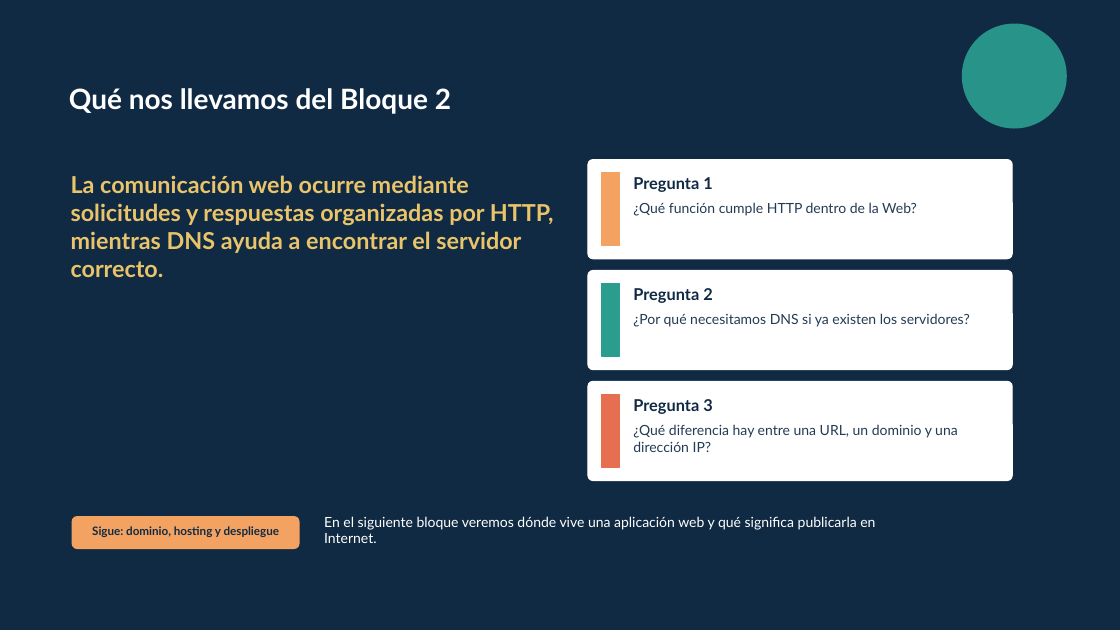
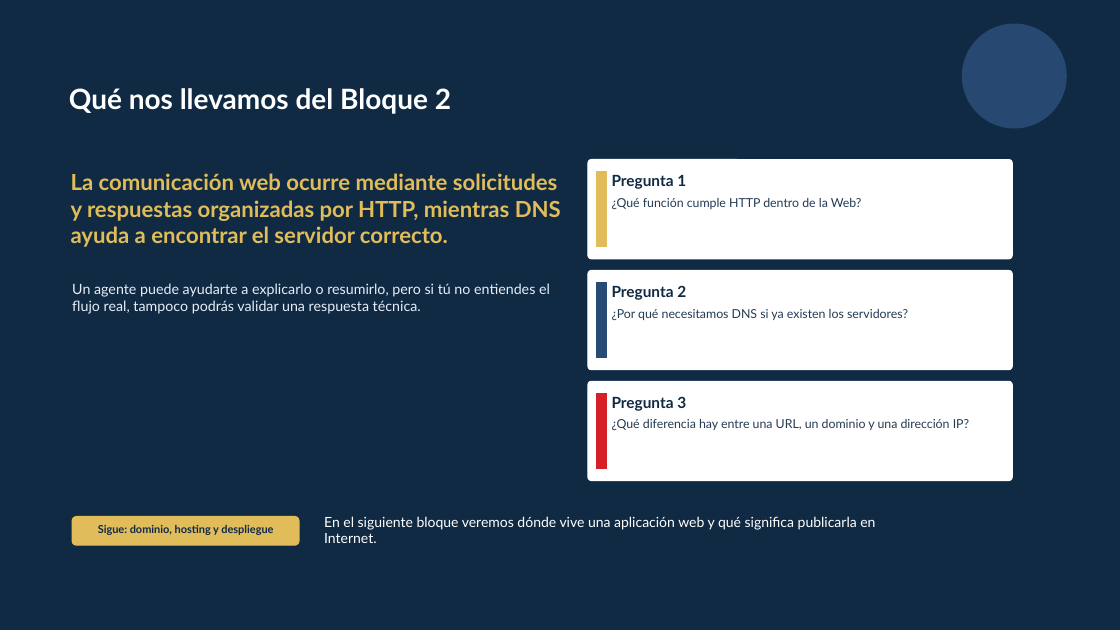
Before and after one commit to Dieg0Code/PRO301_Taller_de_Aplicaciones_para_Internet, a slide deck: slide 27 of clases/semana-01/01/ppt/Clase-01-Bloque-1-La-Web-No-Es-Magia.pptx. Drawn at 1120x630 pixels with LibreOffice and Linux fonts; fonts in the diff are those of the drawing. Boxes give left, top, right and bottom in pixels: in the first picture for what was removed or moved away, otherwise in the second. Text is boxed around its words. In the diff, an @@ line names an element or a change of style, - is before the commit and + after.

```diff
--- a/clases/semana-01/01/ppt/Clase-01-Bloque-1-La-Web-No-Es-Magia.pptx
+++ b/clases/semana-01/01/ppt/Clase-01-Bloque-1-La-Web-No-Es-Magia.pptx
@@ ellipse at [962, 24, 1067, 129]: fill #2A9D8F at 92% opacity to #284B75 at 92% opacity @@
@@ text "La comunicación web ocurre mediante ..." at [71, 173, 561, 247]: size 20 to 19 pt, text colour #E9C46A to #E0BC5A @@
@@ rectangle: place and size @@
-rectangle at [602, 173, 620, 245]
+rectangle at [597, 171, 607, 247]
@@ rectangle at [597, 171, 607, 247]: fill #F4A261 to #E0BC5A; outline #F4A261 1 pt to #E0BC5A 1 pt @@
@@ text "Pregunta 1": place and size @@
-text "Pregunta 1" at [633, 177, 712, 192]
+text "Pregunta 1" at [612, 175, 686, 189]
@@ text "¿Qué función cumple HTTP dentro ...": place and size @@
-text "¿Qué función cumple HTTP dentro ..." at [633, 202, 917, 216]
+text "¿Qué función cumple HTTP dentro ..." at [612, 198, 862, 209]
@@ text added at [72, 283, 550, 314], 12.2 pt, text #E7EEF8 @@
+Un agente puede ayudarte a explicarlo o resumirlo, pero si tú no entiendes el flujo real, tampoco podrás validar una respuesta técnica.
@@ rectangle: place and size @@
-rectangle at [602, 284, 620, 356]
+rectangle at [597, 282, 607, 358]
@@ rectangle at [597, 282, 607, 358]: fill #2A9D8F to #284B75; outline #2A9D8F 1 pt to #284B75 1 pt @@
@@ text "Pregunta 2": place and size @@
-text "Pregunta 2" at [633, 288, 712, 303]
+text "Pregunta 2" at [612, 285, 686, 300]
@@ text "¿Por qué necesitamos DNS si ...": place and size @@
-text "¿Por qué necesitamos DNS si ..." at [633, 313, 970, 327]
+text "¿Por qué necesitamos DNS si ..." at [612, 309, 908, 320]
@@ proportions changed in 3 elements at [588, 160, 1012, 259], [588, 271, 1012, 370], [588, 381, 1012, 481] @@
@@ rectangle: place and size @@
-rectangle at [602, 395, 620, 467]
+rectangle at [597, 393, 607, 469]
@@ rectangle at [597, 393, 607, 469]: fill #E76F51 to #D62027; outline #E76F51 1 pt to #D62027 1 pt @@
@@ size 14 to 13.2 pt in 3 elements at [612, 175, 686, 189], [612, 285, 686, 300], [612, 396, 686, 411] @@
@@ text "Pregunta 3": place and size @@
-text "Pregunta 3" at [633, 399, 712, 414]
+text "Pregunta 3" at [612, 396, 686, 411]
@@ size 12 to 10.6 pt in 3 elements at [612, 198, 862, 209], [612, 309, 908, 320], [612, 419, 969, 430] @@
@@ text "¿Qué diferencia hay entre una ...": place and size @@
-text "¿Qué diferencia hay entre una ..." at [633, 424, 958, 452]
+text "¿Qué diferencia hay entre una ..." at [612, 419, 969, 430]
@@ rounded rectangle: place and size @@
-rounded rectangle at [72, 517, 299, 549]
+rounded rectangle at [72, 517, 299, 545]
@@ rounded rectangle at [72, 517, 299, 545]: fill #F4A261 to #E0BC5A; outline #F4A261 1 pt to #E0BC5A 1 pt; proportions changed @@
@@ text "Sigue: dominio, hosting y despliegue" at [98, 525, 273, 535]: size 10 to 9.4 pt @@
```
Also in this commit, not shown: 57 other slides changed, 3 slides added, 2 slides removed, 26 other files.
